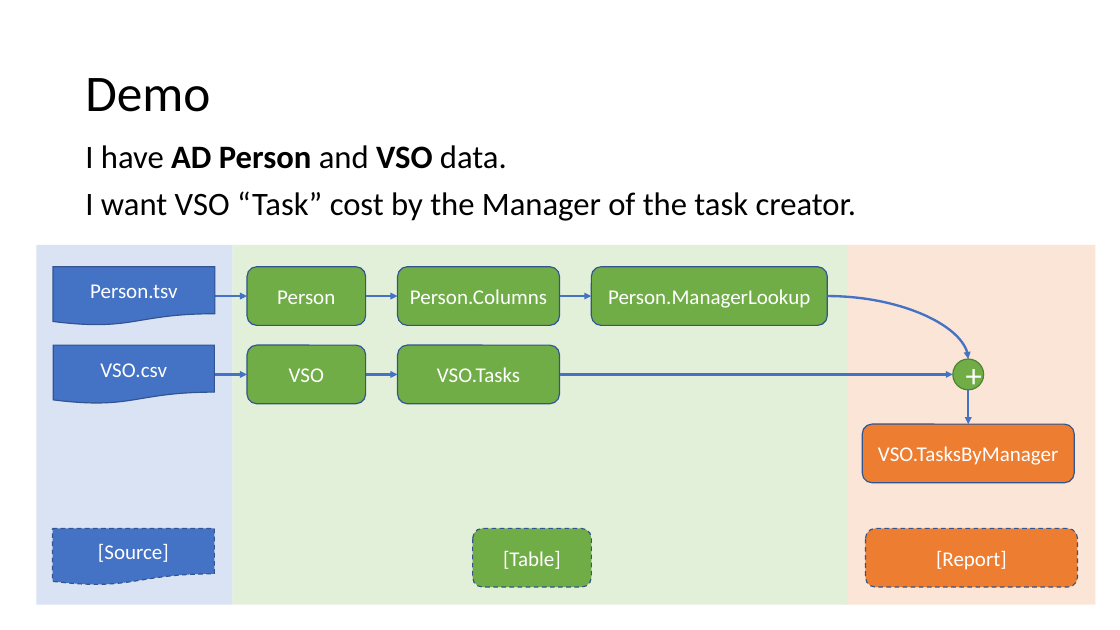
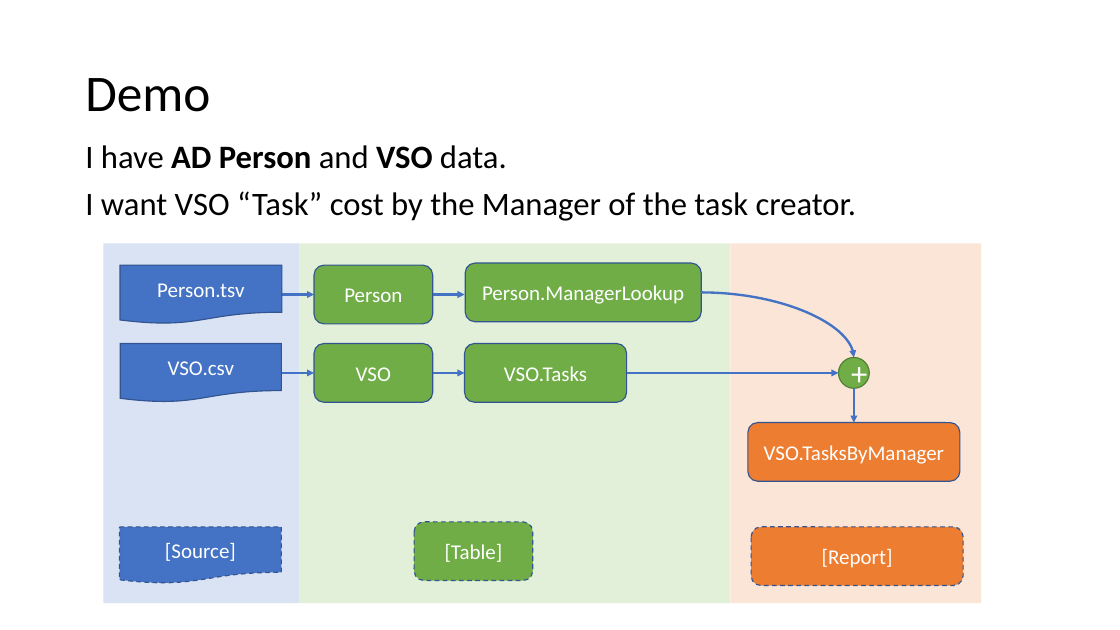
Before and after one commit to microsoft/elfie-arriba, a slide deck: slide 4 of XForm/XForm Demo.pptx. Drawn at 1120x630 pixels with LibreOffice and Linux fonts; fonts in the diff are those of the drawing. Boxes give left, top, right and bottom in pixels: in the first picture for what was removed or moved away, otherwise in the second. Text is boxed around its words. In the diff, an @@ line names an element or a change of style, - is before the commit and + after.

Commit message:
XForm: Demo - remove Person.Columns (doesn't make sense)

```diff
--- a/XForm/XForm Demo.pptx
+++ b/XForm/XForm Demo.pptx
@@ rectangle: place and size @@
-rectangle at bbox=[233, 245, 848, 605]
+rectangle at bbox=[299, 244, 729, 603]
@@ rounded rectangle removed at bbox=[397, 267, 560, 326] @@
-Person.Columns
@@ rounded rectangle "Person.ManagerLookup": place and size @@
-rounded rectangle "Person.ManagerLookup" at bbox=[592, 267, 828, 326]
+rounded rectangle "Person.ManagerLookup" at bbox=[465, 263, 702, 322]
@@ 2 rounded rectangles, 1 ellipse, 1 arrow, 1 rectangle: place and size @@
-2 rounded rectangles, 1 ellipse, 1 arrow, 1 rectangle at bbox=[845, 245, 1096, 605]
+2 rounded rectangles, 1 ellipse, 1 arrow, 1 rectangle at bbox=[731, 244, 981, 603]
@@ arrow removed from (560, 296) to (592, 296) @@
@@ curved arrow moved from (828, 296) - (969, 359) to (702, 292) - (854, 358) @@
@@ 3 flow chart documents, 2 rounded rectangles, 2 arrows, 1 rectangle: place and size @@
-3 flow chart documents, 2 rounded rectangles, 2 arrows, 1 rectangle at bbox=[36, 245, 365, 605]
+3 flow chart documents, 2 rounded rectangles, 2 arrows, 1 rectangle at bbox=[103, 244, 433, 603]
@@ 2 arrows, 1 rounded rectangle: place and size @@
-2 arrows, 1 rounded rectangle at bbox=[365, 296, 560, 404]
+2 arrows, 1 rounded rectangle at bbox=[433, 295, 627, 402]
@@ arrow moved from (560, 375) - (953, 375) to (627, 373) - (839, 373) @@
@@ rounded rectangle "[Table]": place and size @@
-rounded rectangle "[Table]" at bbox=[473, 528, 592, 587]
+rounded rectangle "[Table]" at bbox=[414, 522, 533, 581]
```
Also in this commit, not shown: 1 other slide changed.
